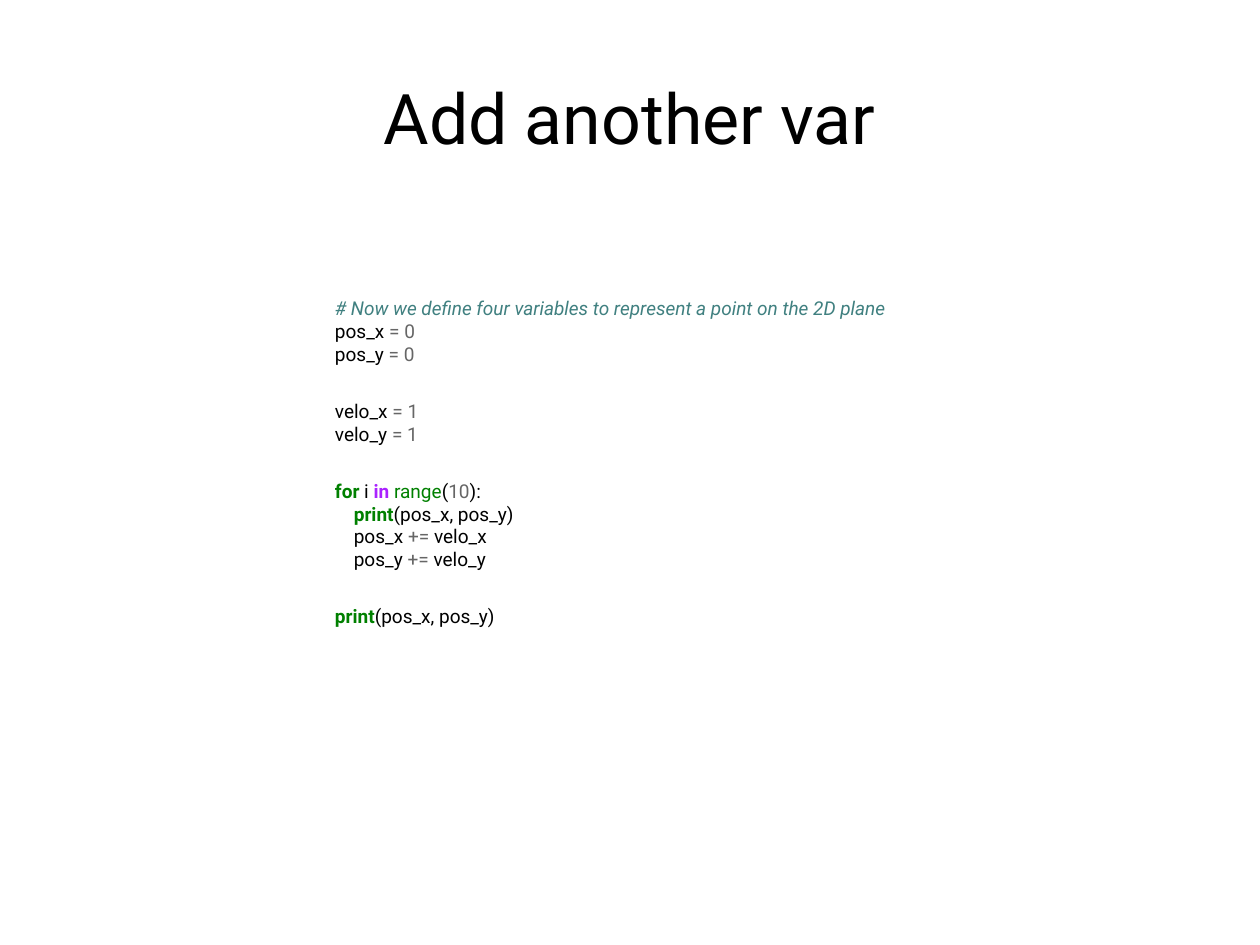
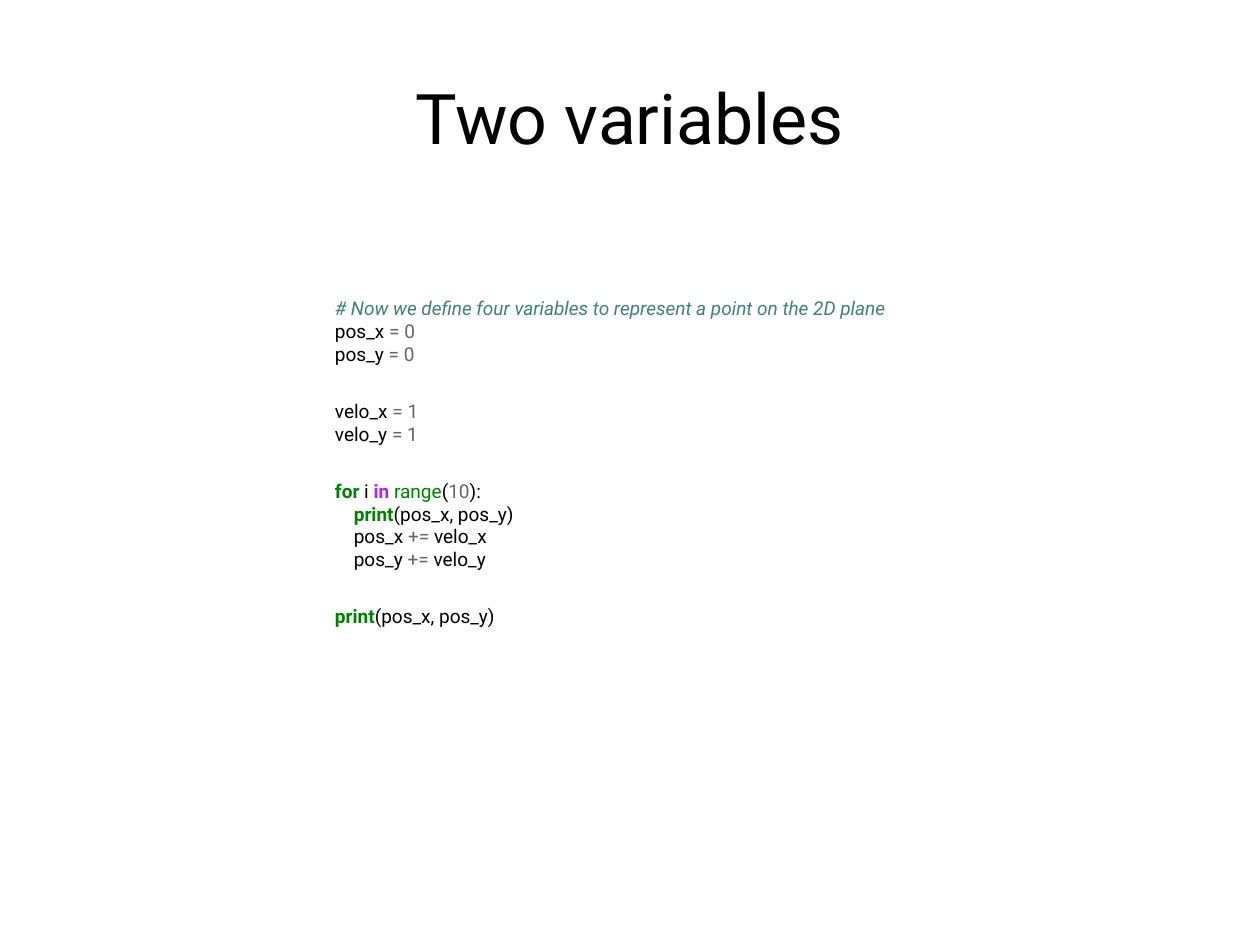
Before and after one commit to f0lie/basic_python_workshop, a slide deck: slide 13 of powerpoint.odp. Drawn at 1260x945 pixels with LibreOffice and Linux fonts; fonts in the diff are those of the drawing. Boxes give left, top, right and bottom in pixels: in the first picture for what was removed or moved away, otherwise in the second. Text is boxed around its words. In the diff, an @@ line names an element or a change of style, - is before the commit and + after.

```diff
--- a/powerpoint.odp
+++ b/powerpoint.odp
@@ title at (415, 91, 844, 145): text changed @@
-Add another var
+Two variables
```
Also in this commit, not shown: 9 other slides changed, 1 slide added, 1 other file.
